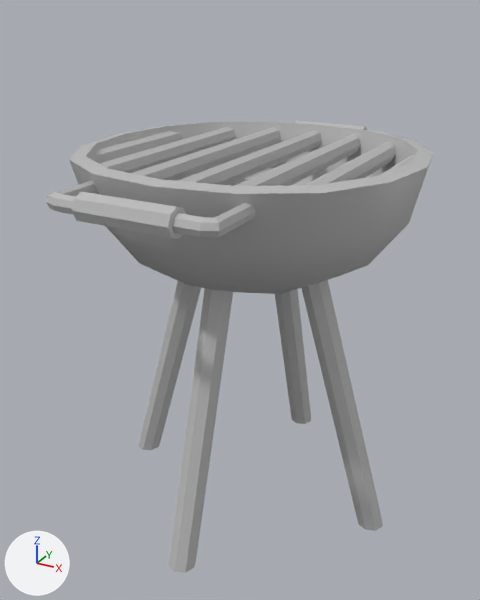
A saved change to the FBX model Assets/Models/SM_Grill.fbx.
Camera for both pictures: a 50 mm camera at (0.288, -0.549, 0.498) aimed at (-0.008, -0.011, 0.228). Arrows for +X, +Y and +Z are at lower left; the lights stay in place. The older version comes first. Where no turn or scale is listed for an object, it has been applied to the vertices.

Names of what the first picture shows: 'Grill'.
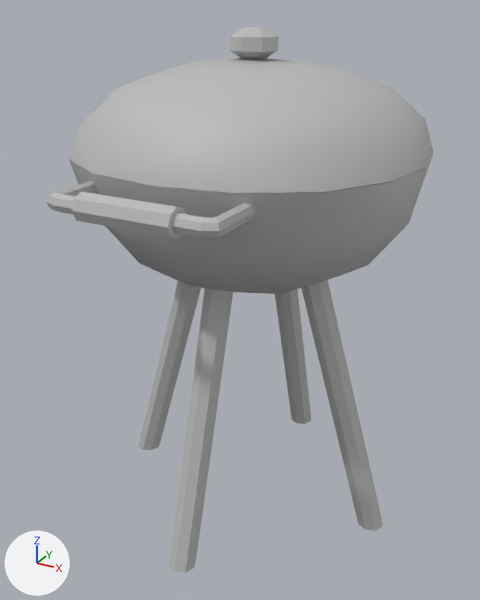
The newer file is also rescaled (x100.0), turned or shifted as a whole; pictures and numbers use the older file's frame.

Scene script edits in JSON lines:
```json
{"op": "add", "block": "mat_openpbr_shader1_001", "code": ["mat_openpbr_shader1_001 = principled_material('openPBR_shader1.001')", "mat_openpbr_shader1_001.base_color = (0.5, 0.5, 0.5)  # grey #bcbcbc", "mat_openpbr_shader1_001.roughness = 0.553"]}
{"op": "add", "block": "me_mesh_001", "code": ["me_mesh_001 = bpy.data.meshes.new('Mesh.001')", "me_mesh_001.from_pydata(...)  # 147 vertices, 144 faces; spans x 0.0..0.321, y -0.161..0.161, z 0.0..0.103", "me_mesh_001.materials.append(mat_openpbr_shader1_001)  # grey #bcbcbc"]}
{"op": "add", "block": "ob_grill2", "code": ["ob_grill2 = bpy.data.objects.new('Grill2', me_mesh_001)", "ob_grill2.location = (-0.161, 0.0, 0.379)"]}
```

Boxes [x1, y1, x2, y2] around the edits, measured in the pictures (480 x 600 px):
```json
{"object": "Grill2", "change": "added", "after": [69, 27, 433, 193]}
```
